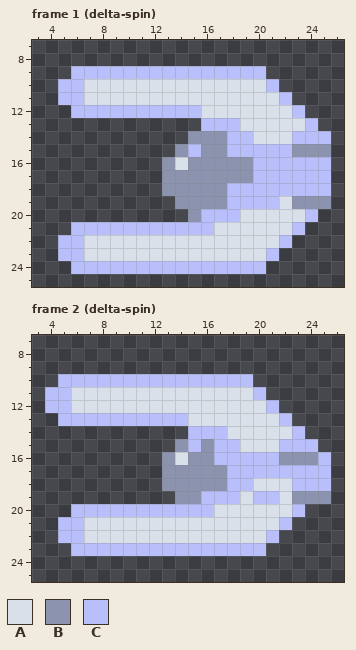
Pixel-art file, stored at src/assets/enemies/delta/delta.aseprite. Above, as it was before the edit.
32x32 pixels, 12 frames. Shown: frame 1 (delta-spin): x 3..26, y 7..25; frame 2 (delta-spin): x 3..26, y 7..25. The commit also changed other frames, which this record leaves out.
Visible layers, top first: "top wing", "bottom wing", "Layer 1", "hull".
Palette (. is transparent): A #dae0ea  B #8b93af  C #b9bffb
Pixels before, frame 1 (delta-spin), first column x 5:
 9 .CCCCCCCCCCCCCCC.....
10 CCAAAAAAAAAAAAAAC....
11 CCAAAAAAAAAAAAAAAC...
12 .CCCCCCCCCCAAAAAAAC..
13 ...........CCCAAAAAC.
14 ..........BBBCCAAACCC
15 .........BCBBCCCCCBBB
16 ........BABBBBBCCCCCC
17 ........BBBBBBBCCCCCC
18 ........BBBBBCCCCCCCC
19 .........BBBBCCCCABBB
20 ..........BCCCAAAAAC.
21 .CCCCCCCCCCCAAAAAAC..
22 CCAAAAAAAAAAAAAAAC...
23 CCAAAAAAAAAAAAAAC....
24 .CCCCCCCCCCCCCCC.....
Pixels before, frame 2 (delta-spin), first column x 4:
10 .CCCCCCCCCCCCCCC......
11 CCAAAAAAAAAAAAAAC.....
12 CCAAAAAAAAAAAAAAAC....
13 .CCCCCCCCCCAAAAAAAC...
14 ...........CCCAAAAAC..
15 ..........BCBCCAAACCC.
16 .........BABBCCCCCBBBC
17 .........BBBBBCCCCCCCC
18 .........BBBBBCCAAACCC
19 ..........BBCCCACCABBB
20 ..CCCCCCCCCCCAAAAAAC..
21 .CCAAAAAAAAAAAAAAAC...
22 .CCAAAAAAAAAAAAAAC....
23 ..CCCCCCCCCCCCCCC.....
Once edited:
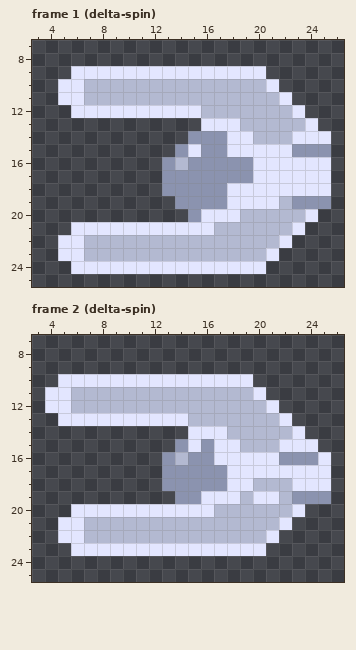
Changes in this commit:
Colour A changes from #dae0ea to #b3b9d1.
Colour C changes from #b9bffb to #e3e6ff.
Pixel boxes of the changes (left, top, right, bottom) in both pictures:
changed: (58, 66, 331, 274)
changed: (45, 374, 331, 556)
